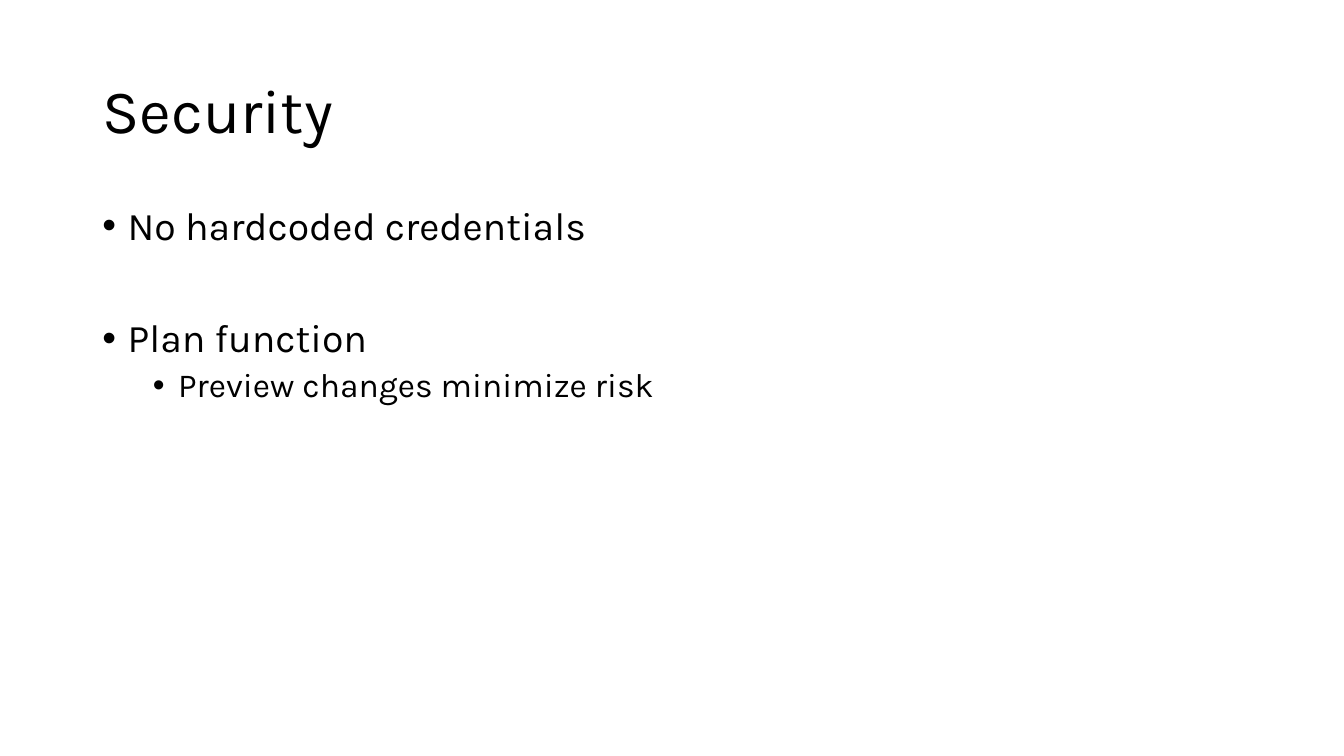
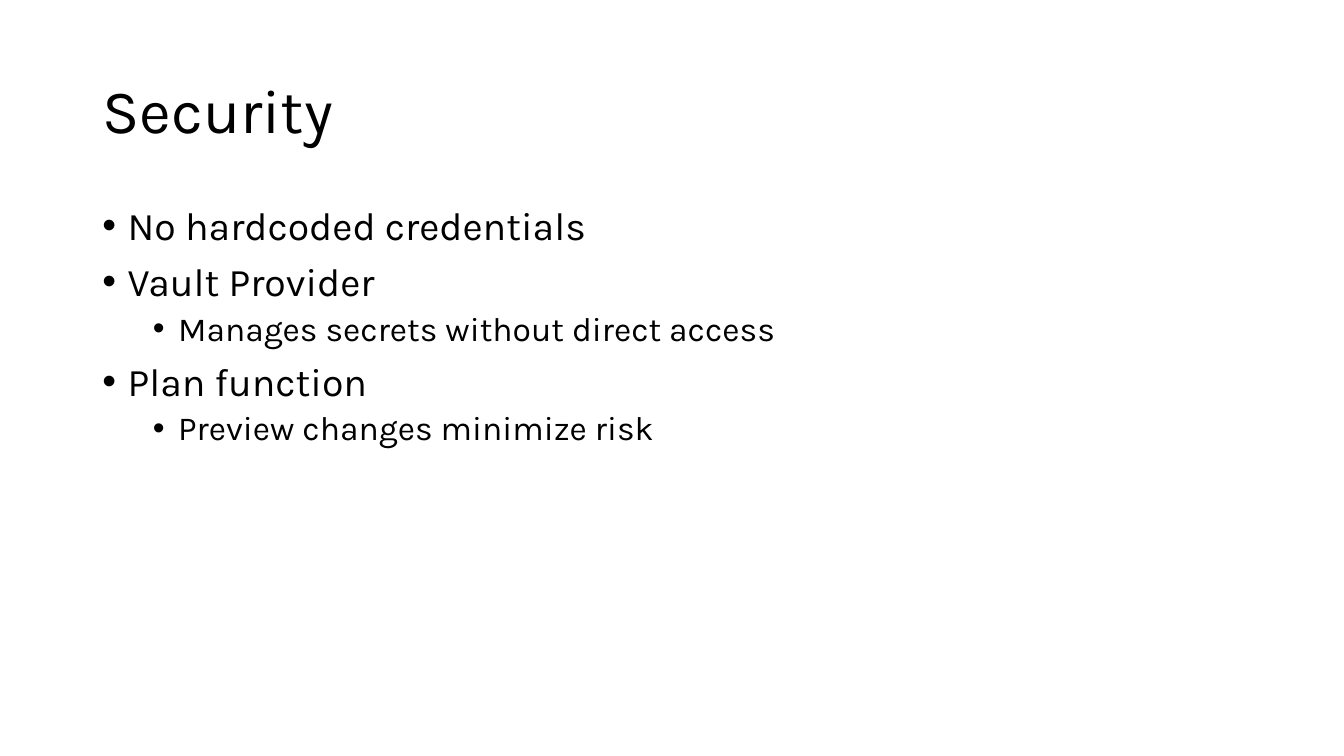
Before and after one commit to sebivenlo/esd-2024-terraform, a slide deck: slide 7 of Presentation/Terraform.pptx. Drawn at 1344x756 pixels with LibreOffice and Linux fonts; fonts in the diff are those of the drawing. Boxes give left, top, right and bottom in pixels: in the first picture for what was removed or moved away, otherwise in the second. Text is boxed around its words. In the diff, an @@ line names an element or a change of style, - is before the commit and + after.

```diff
--- a/Presentation/Terraform.pptx
+++ b/Presentation/Terraform.pptx
@@ text at (128, 269, 775, 349): paragraphs added @@
+• Vault Provider
+  • Manages secrets without direct access
```
